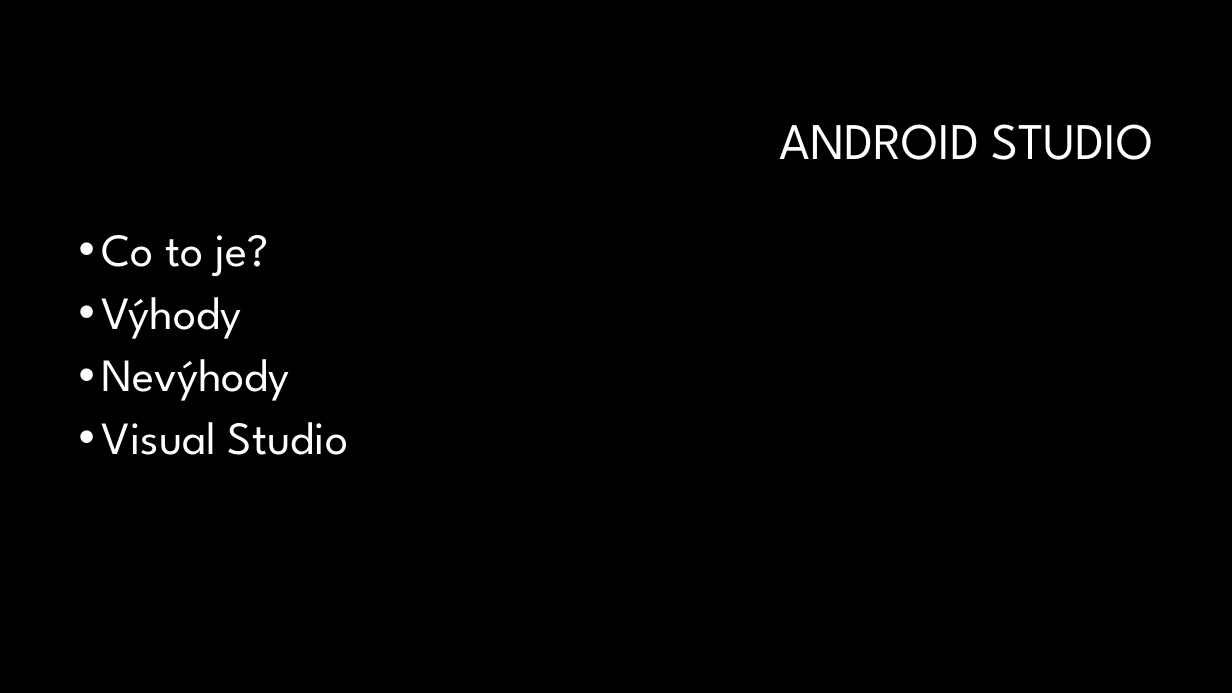
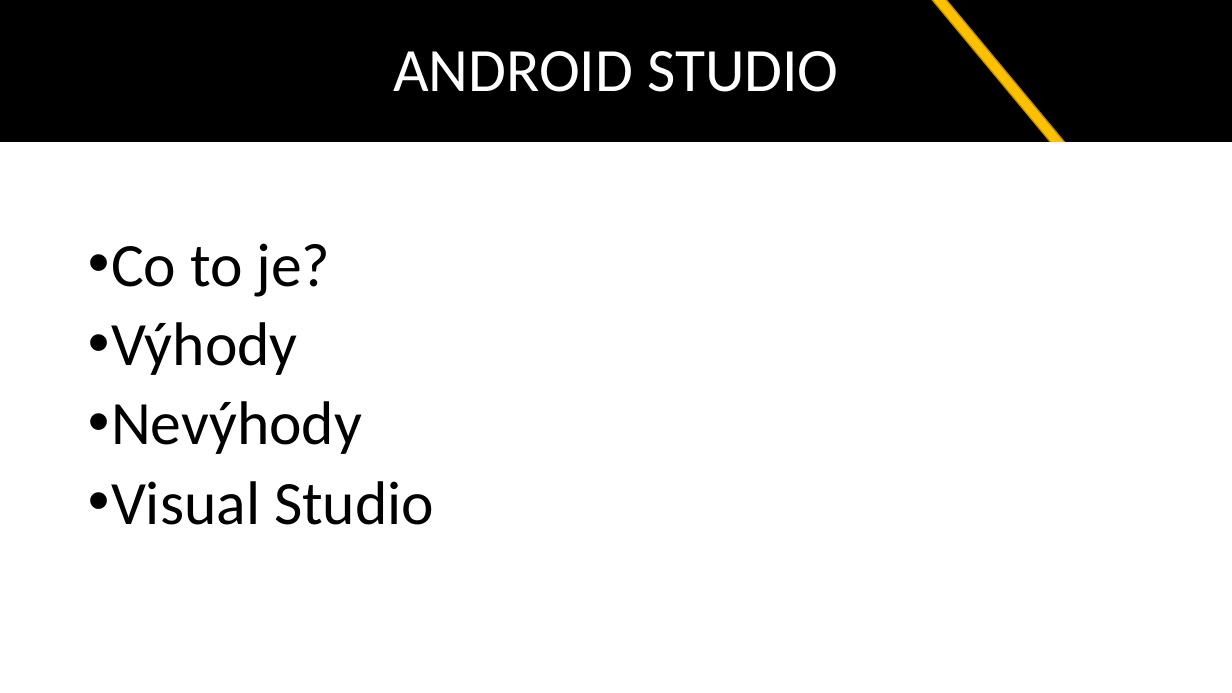
Before and after one commit to it1508/zaverecny, a slide deck: slide 2 of Warframe Codex.pptx. Drawn at 1232x693 pixels with LibreOffice and Linux fonts; fonts in the diff are those of the drawing; background and template pictures are left out. Boxes give left, top, right and bottom in pixels: in the first picture for what was removed or moved away, otherwise in the second. Text is boxed around its words. In the diff, an @@ line names an element or a change of style, - is before the commit and + after.

```diff
--- a/Warframe Codex.pptx
+++ b/Warframe Codex.pptx
@@ background #000000 to #FFFFFF @@
@@ rectangle "ANDROID STUDIO": place and size @@
-rectangle "ANDROID STUDIO" at <box>780,124,1154,160</box>
+rectangle "ANDROID STUDIO" at <box>0,0,1232,143</box>
@@ rectangle "ANDROID STUDIO" at <box>0,0,1232,143</box>: size 40 to 48 pt, font League Spartan to Calibri; alignment right to centre; fill none to #000000 @@
@@ rectangle added at <box>773,0,1071,157</box>, fill #FFC000, outline #BD8E00 1 pt @@
@@ rectangle added at <box>0,143,1232,157</box>, fill #FFFFFF, outline #FFFFFF 1 pt @@
@@ text "Co to je?": place and size @@
-text "Co to je?" at <box>102,235,348,455</box>
+text "Co to je?" at <box>111,243,434,525</box>
@@ text "Co to je?" at <box>111,243,434,525</box>: size 36 to 48 pt, font League Spartan to Calibri, text colour #FFFFFF to #000000 @@
```
Also in this commit, not shown: 6 other slides changed, 1 slide removed.
